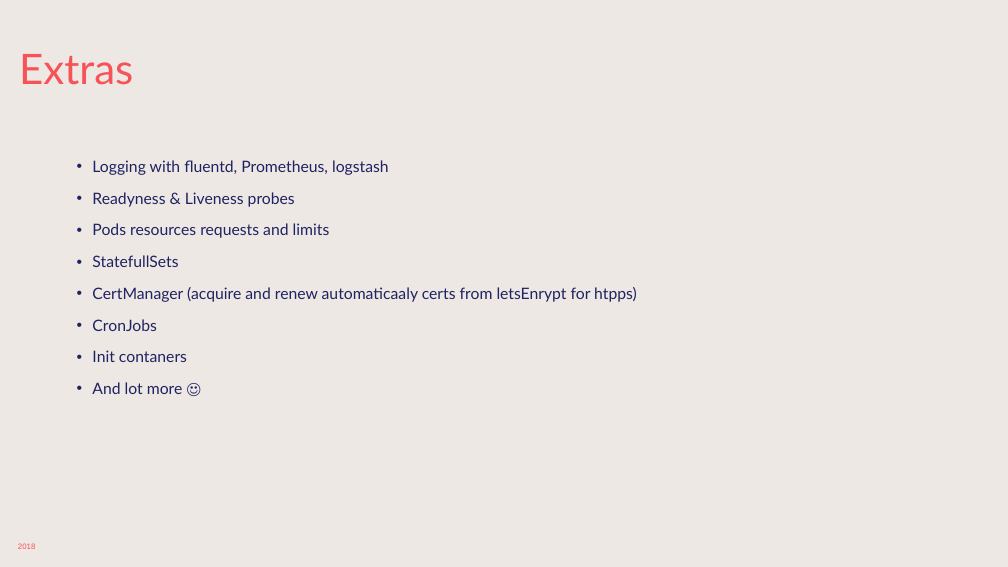
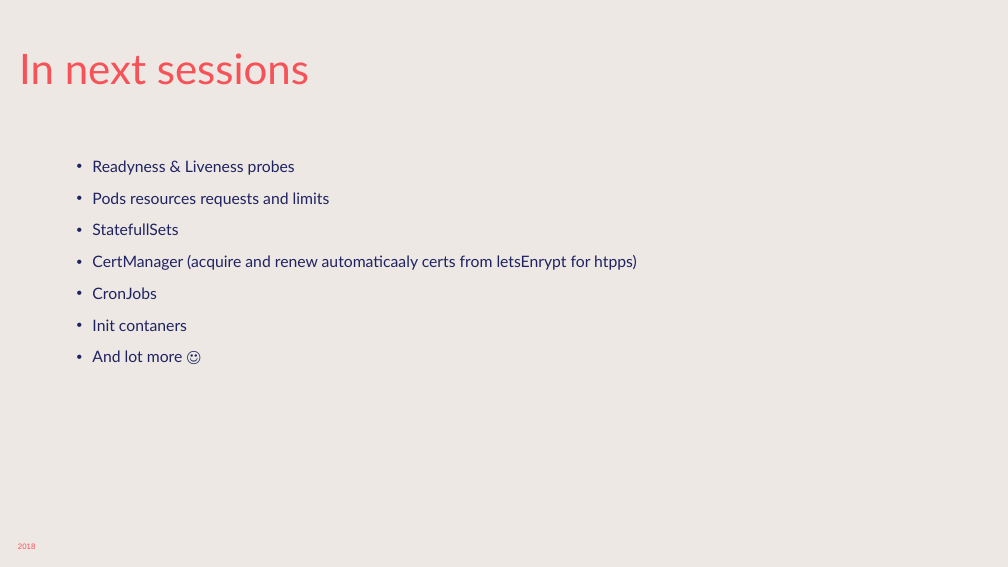
Before and after one commit to sabbadino/deltatre-community-meetups-session-3, a slide deck: slide 28 of K8s-basic.pptx. Drawn at 1008x567 pixels with LibreOffice and Linux fonts; fonts in the diff are those of the drawing; background and template pictures are left out. Boxes give left, top, right and bottom in pixels: in the first picture for what was removed or moved away, otherwise in the second. Text is boxed around its words. In the diff, an @@ line names an element or a change of style, - is before the commit and + after.

```diff
--- a/K8s-basic.pptx
+++ b/K8s-basic.pptx
@@ title at [19,53,309,85]: text changed @@
-Extras
+In next sessions
@@ text at [92,160,389,175]: paragraph removed @@
-• Logging with fluentd, Prometheus, logstash
```
Also in this commit, not shown: 7 other slides changed, 1 other file.
